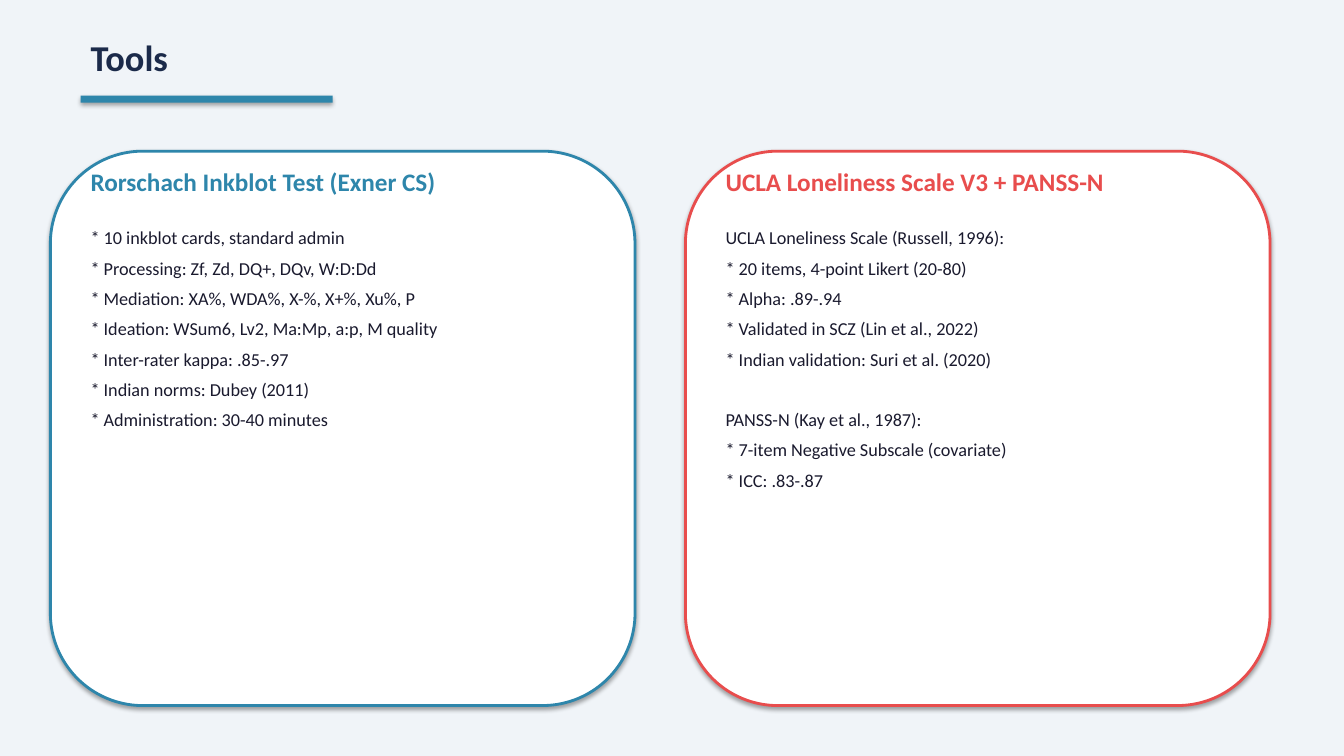
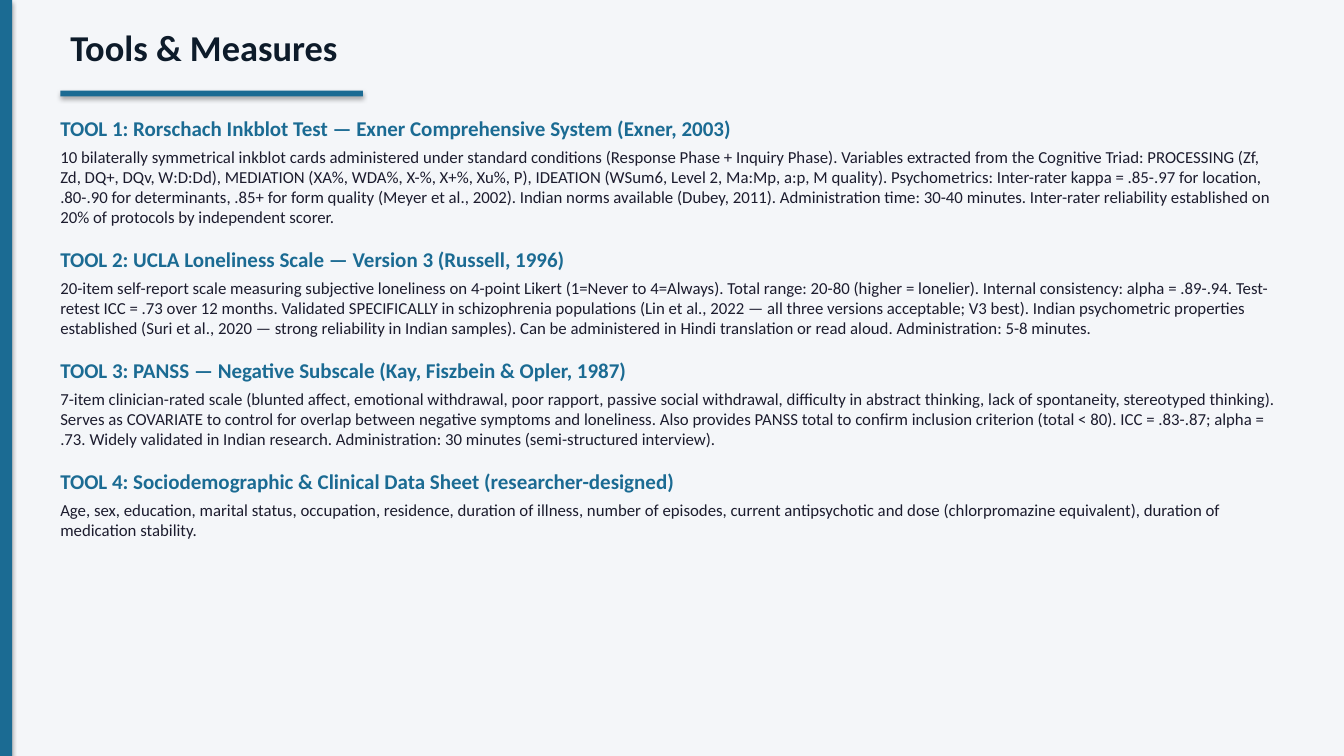
Before and after one commit to tejasdangodra786-byte/Dango-kiro, a slide deck: slide 14 of Research_Proposal_Rorschach_Loneliness_PPT.pptx (slide 11 before the commit). Drawn at 1344x756 pixels with LibreOffice and Linux fonts; fonts in the diff are those of the drawing. Boxes give left, top, right and bottom in pixels: in the first picture for what was removed or moved away, otherwise in the second. Text is boxed around its words. In the diff, an @@ line names an element or a change of style, - is before the commit and + after.

```diff
--- a/Research_Proposal_Rorschach_Loneliness_PPT.pptx
+++ b/Research_Proposal_Rorschach_Loneliness_PPT.pptx
@@ rectangle at (x1=0, y1=0, x2=1344, y2=756): fill #F0F4F8 to #F4F6F9 @@
@@ rectangle added at (x1=0, y1=0, x2=12, y2=756), fill #1B6B93 @@
@@ text at (x1=70, y1=35, x2=337, y2=62): text changed; text colour #1B2A4A to #0D1B2A @@
-Tools
+Tools & Measures
@@ rectangle resized from (x1=81, y1=96, x2=333, y2=103) to (x1=60, y1=91, x2=363, y2=97) @@
@@ rectangle at (x1=60, y1=91, x2=363, y2=97): fill #2E86AB to #1B6B93 @@
@@ text added at (x1=60, y1=120, x2=1275, y2=539), 12 pt, text #1C1C2E @@
+TOOL 1: Rorschach Inkblot Test — Exner Comprehensive System (Exner, 2003)
+10 bilaterally symmetrical inkblot cards administered under standard conditions (Response Phase + Inquiry Phase). Variables extracted from the Cognitive Triad: PROCESSING (Zf, Zd, DQ+, DQv, W:D:Dd), MEDIATION (XA%, WDA%, X-%, X+%, Xu%, P), IDEATION (WSum6, Level 2, Ma:Mp, a:p, M quality). Psychometrics: Inter-rater kappa = .85-.97 for location, .80-.90 for determinants, .85+ for form quality (Meyer et al., 2002). Indian norms available (Dubey, 2011). Administration time: 30-40 minutes. Inter-rater reliability established on 20% of protocols by independent scorer.
+TOOL 2: UCLA Loneliness Scale — Version 3 (Russell, 1996)
+20-item self-report scale measuring subjective loneliness on 4-point Likert (1=Never to 4=Always). Total range: 20-80 (higher = lonelier). Internal consistency: alpha = .89-.94. Test-retest ICC = .73 over 12 months. Validated SPECIFICALLY in schizophrenia populations (Lin et al., 2022 — all three versions acceptable; V3 best). Indian psychometric properties established (Suri et al., 2020 — strong reliability in Indian samples). Can be administered in Hindi translation or read aloud. Administration: 5-8 minutes.
+TOOL 3: PANSS — Negative Subscale (Kay, Fiszbein & Opler, 1987)
+7-item clinician-rated scale (blunted affect, emotional withdrawal, poor rapport, passive social withdrawal, difficulty in abstract thinking, lack of spontaneity, stereotyped thinking). Serves as COVARIATE to control for overlap between negative symptoms and loneliness. Also provides PANSS total to confirm inclusion criterion (total < 80). ICC = .83-.87; alpha = .73. Widely validated in Indian research. Administration: 30 minutes (semi-structured interview).
+TOOL 4: Sociodemographic & Clinical Data Sheet (researcher-designed)
+Age, sex, education, marital status, occupation, residence, duration of illness, number of episodes, current antipsychotic and dose (chlorpromazine equivalent), duration of medication stability.
@@ rounded rectangle removed at (x1=50, y1=151, x2=635, y2=706) @@
@@ text removed at (x1=91, y1=172, x2=437, y2=426) @@
-Rorschach Inkblot Test (Exner CS)
-* 10 inkblot cards, standard admin
-* Processing: Zf, Zd, DQ+, DQv, W:D:Dd
-* Mediation: XA%, WDA%, X-%, X+%, Xu%, P
-* Ideation: WSum6, Lv2, Ma:Mp, a:p, M quality
-* Inter-rater kappa: .85-.97
-* Indian norms: Dubey (2011)
-* Administration: 30-40 minutes
@@ rounded rectangle removed at (x1=686, y1=151, x2=1270, y2=706) @@
@@ text removed at (x1=726, y1=173, x2=1104, y2=487) @@
-UCLA Loneliness Scale V3 + PANSS-N
-UCLA Loneliness Scale (Russell, 1996):
-* 20 items, 4-point Likert (20-80)
-* Alpha: .89-.94
-* Validated in SCZ (Lin et al., 2022)
-* Indian validation: Suri et al. (2020)
-PANSS-N (Kay et al., 1987):
-* 7-item Negative Subscale (covariate)
-* ICC: .83-.87
```
Also in this commit, not shown: 6 other slides changed, 11 slides added, 9 slides removed, 1 other file.
